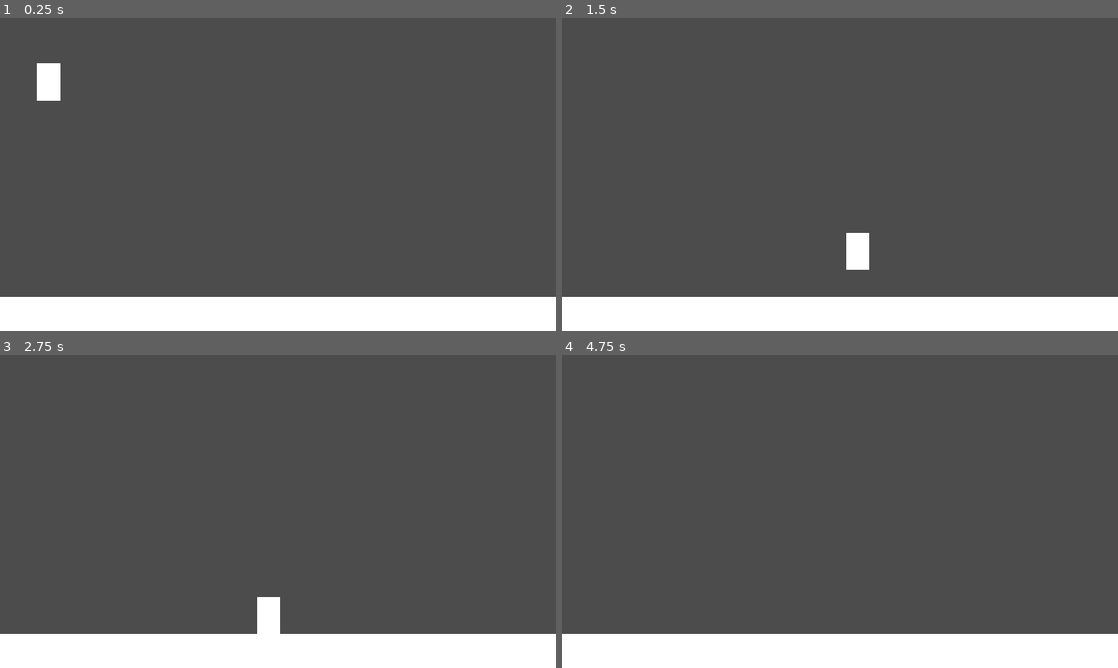
Above: before the commit, frames 1-4 (two rows, left to right).
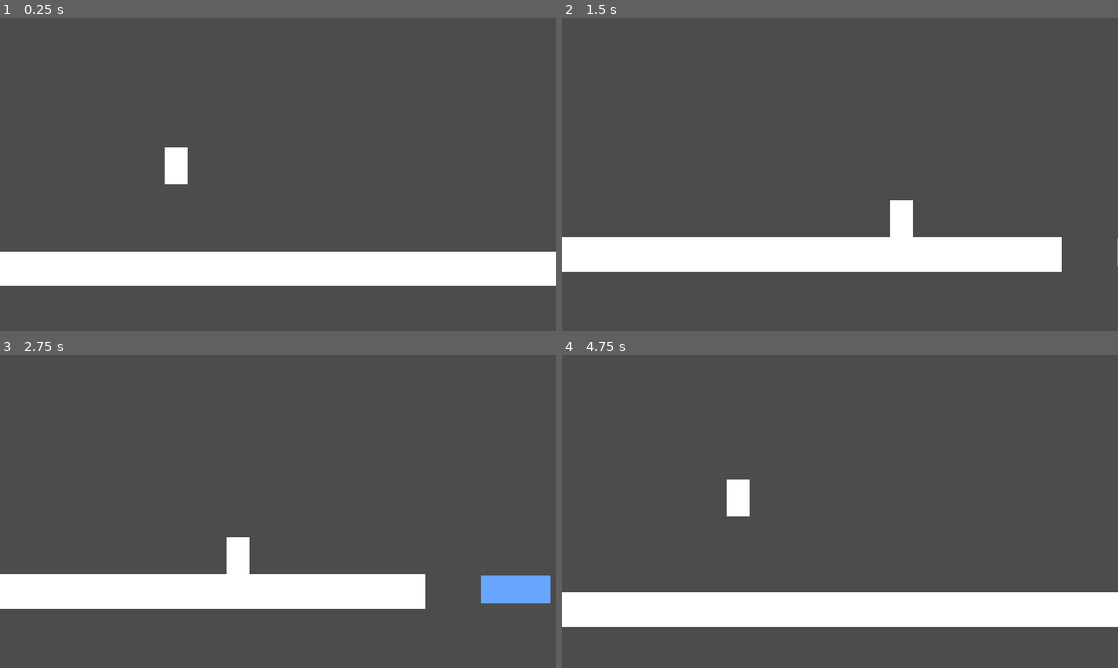
Above: after the commit, the same moments.

Repository: pigdevstudio/kitchen-tales
Game: Godot game, scene res://levels/Playground.tscn
Same seed, same stepped clock (60 frames per second), same inputs: the game is played once before the commit and once after it. Before the commit the project has no main scene; this scene is started directly in both runs.
Inputs:
- Up to frame 1 (0.25 s): no input
- Up to frame 2 (1.5 s): hold D (walk_right) from 0.53 s (still down); tap Space (jump) at 0.6, 0.77, 1.07 s; tap Shift (dash) at 1.35 s
- Up to frame 3 (2.75 s): tap Space (jump) at 1.52, 1.55, 1.82, 2.1 s; release D (walk_right) at 2.03 s; hold A (walk_left) from 2.03 s (still down)
- Up to frame 4 (4.75 s): release A (walk_left) at 2.78 s; hold D (walk_right) 2.78-4.28 s; tap Shift (dash) at 2.85, 4.35 s; tap Space (jump) at 3.02, 3.05, 3.32, 3.6, 3.77, 4.07, 4.52, 4.55 s; hold A (walk_left) from 4.28 s (still down)

The runs differ from the first frame. In frame 1, 23% of the frame differs, in the area x 0-100%, y 14-100%; in frame 2, 21%; in frame 3, 21%; in frame 4, 22%.

Commit message:
Update to move_and_slide_with_snap and add minor level design (#11)
* Add class_name to PlatformActor and update PlatformPhysics acordingly

* Update PlatformActor to use move_and_slide_with_snap

* Add basic level design

Diff:
--- a/source/actors/Dash.gd
+++ b/source/actors/Dash.gd
@@ -6,15 +6,16 @@
 
 var initial_position = Vector2(0, 0)
 
-func set_physics_process(enable):
-	if enable:
-		initial_position = kinematic_body2d.position
-	.set_physics_process(enable)
-
 
 func _physics_process(delta):
-	if kinematic_body2d.is_on_floor():
-		if (initial_position.distance_to(kinematic_body2d.position)
+	if plaform_actor.is_on_floor():
+		if (initial_position.distance_to(plaform_actor.position)
 				> distance):
 			emit_signal("finished")
 			set_physics_process(false)
+
+
+func set_physics_process(enable):
+	if enable:
+		initial_position = plaform_actor.position
+	.set_physics_process(enable)
--- a/source/actors/Gravity.gd
+++ b/source/actors/Gravity.gd
@@ -4,6 +4,6 @@
 export (Vector2) var direction = Vector2.DOWN
 
 func _physics_process(delta):
-	if kinematic_body2d.is_on_floor():
+	if plaform_actor.is_on_floor():
 		return
-	kinematic_body2d.velocity += (direction * strength) * delta
+	plaform_actor.velocity += (direction * strength) * delta
--- a/source/actors/Jump.gd
+++ b/source/actors/Jump.gd
@@ -8,16 +8,18 @@
 
 
 func _physics_process(delta):
-	if kinematic_body2d.is_on_floor():
+	if plaform_actor.is_on_floor():
 		_available_jumps = max_jumps
+		plaform_actor.snap_normal = Vector2.DOWN
 
 
 func apply():
 	if _available_jumps > 0:
-		kinematic_body2d.velocity.y = -strength
+		plaform_actor.velocity.y = -strength
 		_available_jumps -= 1
+		plaform_actor.snap_normal = Vector2.ZERO
 
 
 func cancel():
-	if kinematic_body2d.velocity.y < 0.0:
-		kinematic_body2d.velocity.y = 0.0
+	if plaform_actor.velocity.y < 0.0:
+		plaform_actor.velocity.y = 0.0
--- a/source/actors/PlatformActor.gd
+++ b/source/actors/PlatformActor.gd
@@ -1,8 +1,15 @@
+class_name PlatformActor
 extends KinematicBody2D
 
-const FLOOR_NORMAL = Vector2(0, -1)
+const FLOOR_NORMAL = Vector2.UP
 
 var velocity = Vector2(0, 0)
+var snap_normal = Vector2.DOWN setget set_snap_normal
 
 func _physics_process(delta):
-	velocity = move_and_slide(velocity, FLOOR_NORMAL, true)
+	velocity = move_and_slide_with_snap(velocity, snap_normal * 50,
+			FLOOR_NORMAL)
+
+
+func set_snap_normal(new_snap_normal):
+	snap_normal = new_snap_normal
--- a/source/actors/PlatformActor.tscn
+++ b/source/actors/PlatformActor.tscn
@@ -25,6 +25,7 @@
 
 [node name="Jump" type="Node" parent="."]
 script = ExtResource( 4 )
+strength = 850.0
 
 [node name="ActionBus" type="Node" parent="."]
 script = ExtResource( 5 )
--- a/source/actors/PlatformPhysics.gd
+++ b/source/actors/PlatformPhysics.gd
@@ -1,6 +1,6 @@
 class_name PlaformPhysics
 extends Node
 
-onready var kinematic_body2d = get_node(kinematic_body2d_path)
+onready var plaform_actor = get_node(plaform_actor_path)
 
-export (NodePath) var kinematic_body2d_path = ".."
+export (NodePath) var plaform_actor_path = ".."
--- a/source/actors/Walk.gd
+++ b/source/actors/Walk.gd
@@ -4,7 +4,7 @@
 var movement_direction = 0 setget set_movement_direction
 
 func _physics_process(delta):
-	kinematic_body2d.velocity.x = movement_direction * speed
+	plaform_actor.velocity.x = movement_direction * speed
 
 
 func set_movement_direction(new_direction):
--- a/source/levels/Playground.tscn
+++ b/source/levels/Playground.tscn
@@ -1,17 +1,217 @@
-[gd_scene load_steps=2 format=2]
-
-[ext_resource path="res://actors/PlatformActor.tscn" type="PackedScene" id=1]
+[gd_scene load_steps=13 format=2]
+
+[ext_resource path="res://utility/Geometry2D.gd" type="Script" id=1]
+[ext_resource path="res://actors/PlatformActor.tscn" type="PackedScene" id=2]
+
+[sub_resource type="GDScript" id=8]
+script/source = "extends Node2D
+
+func _on_Void_body_entered(body):
+	get_tree().reload_current_scene()
+"
+
+[sub_resource type="RectangleShape2D" id=1]
+extents = Vector2( 1040, 59.2 )
+
+[sub_resource type="RectangleShape2D" id=4]
+extents = Vector2( 608, 59.2 )
+
+[sub_resource type="RectangleShape2D" id=5]
+extents = Vector2( 140, 90 )
+
+[sub_resource type="RectangleShape2D" id=2]
+extents = Vector2( 120, 47.9999 )
+
+[sub_resource type="Animation" id=3]
+resource_name = "vertical_movement"
+length = 4.0
+loop = true
+tracks/0/type = "value"
+tracks/0/path = NodePath("Platform:position")
+tracks/0/interp = 1
+tracks/0/loop_wrap = true
+tracks/0/imported = false
+tracks/0/enabled = true
+tracks/0/keys = {
+"times": PoolRealArray( 0, 2 ),
+"transitions": PoolRealArray( 1, 1 ),
+"update": 0,
+"values": [ Vector2( 0, 0 ), Vector2( 0, -424 ) ]
+}
+
+[sub_resource type="ConvexPolygonShape2D" id=6]
+points = PoolVector2Array( 0, -90, 180, 0, 0, 0 )
+
+[sub_resource type="LineShape2D" id=7]
+normal = Vector2( 1, 0 )
+
+[sub_resource type="LineShape2D" id=9]
+normal = Vector2( -1, 0 )
+
+[sub_resource type="LineShape2D" id=10]
 
 [node name="Playground" type="Node2D"]
+script = SubResource( 8 )
+__meta__ = {
+"_edit_horizontal_guides_": [ 960.0, 1280.0 ]
+}
 
 [node name="Ground" type="StaticBody2D" parent="."]
+editor/display_folded = true
 position = Vector2( 0, 963.2 )
 
-[node name="CollisionPolygon2D" type="CollisionPolygon2D" parent="Ground"]
-polygon = PoolVector2Array( 0, 124.8, 1920, 124.8, 1920, 0, 0, 0 )
-
-[node name="Polygon2D" type="Polygon2D" parent="Ground"]
-polygon = PoolVector2Array( 0, 0, 0, 124.8, 1920, 124.8, 1920, 0 )
-
-[node name="PlatformActor" parent="." instance=ExtResource( 1 )]
-position = Vector2( 168, 232 )
+[node name="Geometry2D" type="CollisionShape2D" parent="Ground"]
+position = Vector2( 976, 52.8 )
+shape = SubResource( 1 )
+script = ExtResource( 1 )
+
+[node name="Ground2" type="StaticBody2D" parent="."]
+editor/display_folded = true
+position = Vector2( 2028, 56 )
+
+[node name="Geometry2D" type="CollisionShape2D" parent="Ground2"]
+shape = SubResource( 4 )
+script = ExtResource( 1 )
+
+[node name="Ground3" type="StaticBody2D" parent="."]
+editor/display_folded = true
+position = Vector2( 1560, -88 )
+
+[node name="Geometry2D" type="CollisionShape2D" parent="Ground3"]
+shape = SubResource( 5 )
+script = ExtResource( 1 )
+
+[node name="Platform" type="StaticBody2D" parent="."]
+editor/display_folded = true
+position = Vector2( 2328, 1008 )
+
+[node name="Geometry2D" type="CollisionShape2D" parent="Platform"]
+shape = SubResource( 2 )
+script = ExtResource( 1 )
+color = Color( 0.407843, 0.65098, 1, 1 )
+
+[node name="Platform2" type="StaticBody2D" parent="."]
+editor/display_folded = true
+position = Vector2( 2808, 1008 )
+
+[node name="Geometry2D" type="CollisionShape2D" parent="Platform2"]
+shape = SubResource( 2 )
+script = ExtResource( 1 )
+color = Color( 0.407843, 0.65098, 1, 1 )
+
+[node name="Platform3" type="StaticBody2D" parent="."]
+editor/display_folded = true
+position = Vector2( 3128, 832 )
+
+[node name="Geometry2D" type="CollisionShape2D" parent="Platform3"]
+shape = SubResource( 2 )
+script = ExtResource( 1 )
+color = Color( 0.407843, 0.65098, 1, 1 )
+
+[node name="Platform5" type="StaticBody2D" parent="."]
+editor/display_folded = true
+position = Vector2( 120, -512 )
+
+[node name="Geometry2D" type="CollisionShape2D" parent="Platform5"]
+shape = SubResource( 2 )
+script = ExtResource( 1 )
+color = Color( 0.407843, 0.65098, 1, 1 )
+
+[node name="Label" type="Label" parent="Platform5"]
+margin_left = -64.0
+margin_top = -152.0
+margin_right = -24.0
+margin_bottom = -138.0
+rect_scale = Vector2( 3, 3 )
+text = "Goal"
+align = 1
+valign = 1
+clip_text = true
+
+[node name="Platform4" type="StaticBody2D" parent="."]
+editor/display_folded = true
+position = Vector2( 3480, 184 )
+
+[node name="Geometry2D" type="CollisionShape2D" parent="Platform4"]
+shape = SubResource( 2 )
+one_way_collision = true
+script = ExtResource( 1 )
+color = Color( 1, 0.560784, 0.407843, 1 )
+
+[node name="PlatformActor" parent="." instance=ExtResource( 2 )]
+editor/display_folded = true
+position = Vector2( 608, 672 )
+collision_layer = 3
+
+[node name="CameraRig" type="RemoteTransform2D" parent="PlatformActor"]
+remote_path = NodePath("../../Camera2D")
+
+[node name="MovingPlatform" type="Node2D" parent="."]
+editor/display_folded = true
+position = Vector2( 3480, 832 )
+
+[node name="Platform" type="KinematicBody2D" parent="MovingPlatform"]
+position = Vector2( 0, -176.534 )
+motion/sync_to_physics = true
+
+[node name="Geometry2D" type="CollisionShape2D" parent="MovingPlatform/Platform"]
+shape = SubResource( 2 )
+one_way_collision = true
+script = ExtResource( 1 )
+color = Color( 0.521569, 0.407843, 1, 1 )
+
+[node name="AnimationPlayer" type="AnimationPlayer" parent="MovingPlatform"]
+autoplay = "vertical_movement"
+playback_process_mode = 0
+anims/vertical_movement = SubResource( 3 )
+
+[node name="Camera2D" type="Camera2D" parent="."]
+position = Vector2( 608, 672 )
+current = true
+limit_left = 0
+limit_right = 3712
+limit_bottom = 1280
+smoothing_enabled = true
+drag_margin_left = 0.0
+drag_margin_right = 0.0
+editor_draw_limits = true
+editor_draw_drag_margin = true
+
+[node name="Slope" type="StaticBody2D" parent="."]
+editor/display_folded = true
+
+[node name="Geometry2D" type="CollisionShape2D" parent="Slope"]
+position = Vector2( 1876, 0 )
+shape = SubResource( 6 )
+script = ExtResource( 1 )
+
+[node name="Slope2" type="StaticBody2D" parent="."]
+editor/display_folded = true
+
+[node name="Geometry2D" type="CollisionShape2D" parent="Slope2"]
+position = Vector2( 1700, -88 )
+shape = SubResource( 6 )
+script = ExtResource( 1 )
+
+[node name="Wall" type="StaticBody2D" parent="."]
+editor/display_folded = true
+
+[node name="CollisionShape2D" type="CollisionShape2D" parent="Wall"]
+shape = SubResource( 7 )
+
+[node name="Wall2" type="StaticBody2D" parent="."]
+editor/display_folded = true
+position = Vector2( 3712, 0 )
+
+[node name="CollisionShape2D" type="CollisionShape2D" parent="Wall2"]
+shape = SubResource( 9 )
+
+[node name="Void" type="Area2D" parent="."]
+position = Vector2( 0, 1280 )
+collision_layer = 0
+collision_mask = 2
+
+[node name="CollisionShape2D" type="CollisionShape2D" parent="Void"]
+shape = SubResource( 10 )
+
+[connection signal="body_entered" from="Void" to="." method="_on_Void_body_entered"]
--- a/source/project.godot
+++ b/source/project.godot
@@ -18,15 +18,22 @@
 "class": "PlaformPhysics",
 "language": "GDScript",
 "path": "res://actors/PlatformPhysics.gd"
+}, {
+"base": "KinematicBody2D",
+"class": "PlatformActor",
+"language": "GDScript",
+"path": "res://actors/PlatformActor.gd"
 } ]
 _global_script_class_icons={
 "Geometry2D": "",
-"PlaformPhysics": ""
+"PlaformPhysics": "",
+"PlatformActor": ""
 }
 
 [application]
 
 config/name="Kitchen Tales"
+run/main_scene="res://levels/Playground.tscn"
 config/icon="res://icon.png"
 
 [display]
--- a/source/utility/Geometry2D.gd
+++ b/source/utility/Geometry2D.gd
@@ -10,6 +10,7 @@
 
 func _ready():
 	update()
+
 
 func _draw():
 	var offset_position = Vector2(0, 0)
@@ -29,6 +30,8 @@
 		var rect_position = offset_position - Vector2(shape.radius, shape.height * 0.5)
 		var rect = Rect2(rect_position, Vector2(shape.radius * 2, shape.height))
 		draw_rect(rect, color)
+	elif shape is ConvexPolygonShape2D:
+		draw_colored_polygon(shape.points, color, shape.points)
 
 func _on_draw():
 	update()
